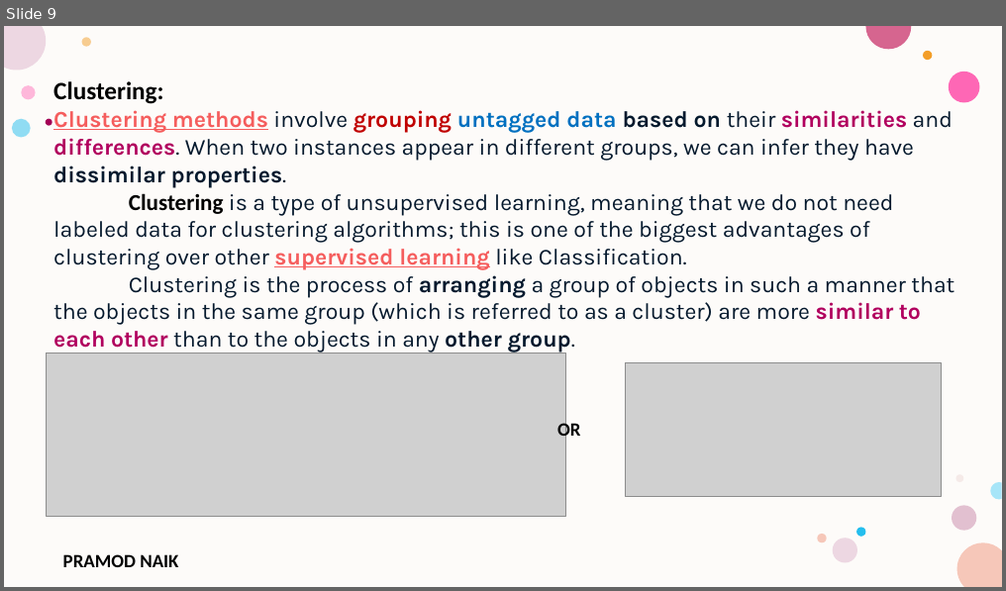
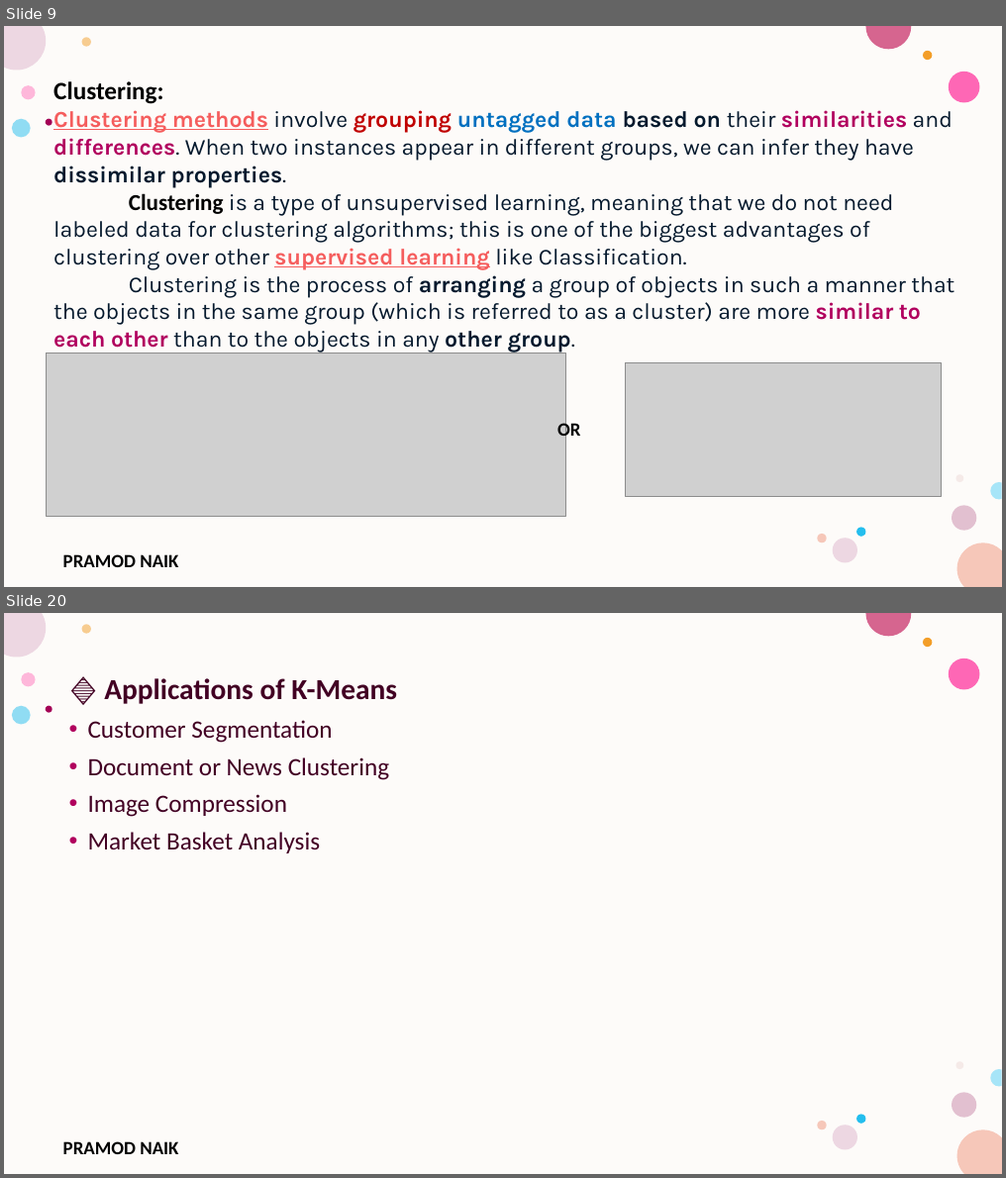
Before and after one commit to PRAMODNAIK-DEV/MCA-2nd-Sem-ML-Data-Analytics-Shridevi-College, a slide deck: Theory Class-Notes/Unit-3 Unsupervised Learning.pptx. Shown one above the other, each under a label of ours: slide 9 before the commit, slides 9 and 20 after it; the slides between them are not shown. The pictures are 1006x591 and 1006x1178 pixels, drawn with LibreOffice and Linux fonts; fonts in the diff are those of the drawing; grey boxes stand for pictures; background and template pictures are left out. Boxes give left, top, right and bottom in pixels: in the first picture for what was removed or moved away, otherwise in the second. Text is boxed around its words. In the diff, an @@ line names an element or a change of style, - is before the commit and + after.

Commit message:
Completed Hierarchical Clustering.

```diff
--- a/Theory Class-Notes/Unit-3 Unsupervised Learning.pptx
+++ b/Theory Class-Notes/Unit-3 Unsupervised Learning.pptx
@@ slide 20 added at bbox=[4, 613, 1002, 1174], background #FFFFFF; not listed: 17 template elements that a slide beside it also shows @@
@@ text added at bbox=[88, 678, 397, 854], 24 pt, text #420023 @@
+🔷 Applications of K-Means
+• Customer Segmentation
+• Document or News Clustering
+• Image Compression
+• Market Basket Analysis
```
Also in this commit, not shown: 1 slide changed, 20 other slides added, 2 slides removed, 1 other file.
